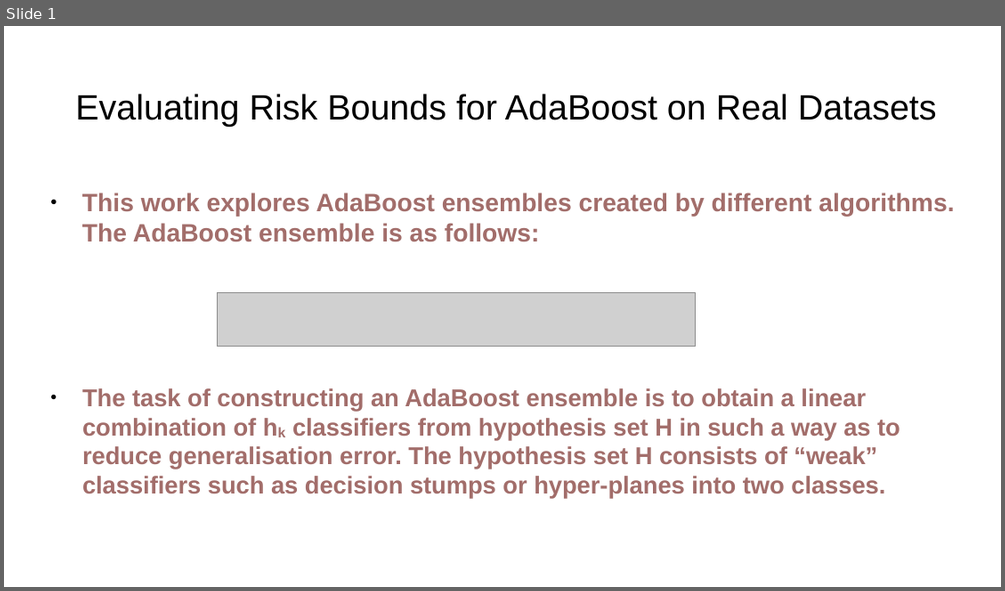
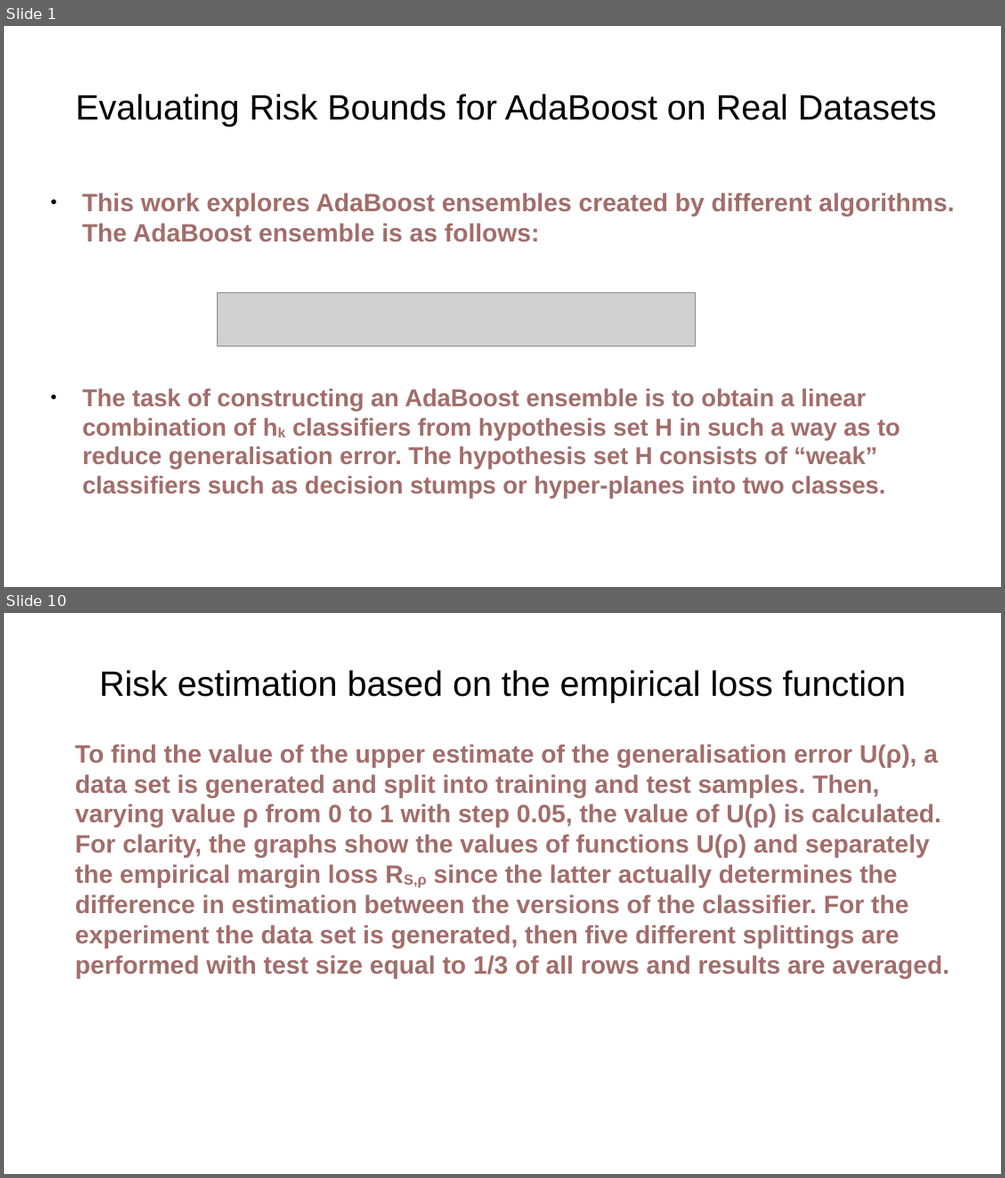
Before and after one commit to vkmbox/Ml-hse-final, a slide deck: output/presentation.pptx. Shown one above the other, each under a label of ours: slide 1 before the commit, slides 1 and 10 after it; the slides between them are not shown. The pictures are 1005x591 and 1005x1178 pixels, drawn with LibreOffice and Linux fonts; fonts in the diff are those of the drawing; grey boxes stand for pictures. Boxes give left, top, right and bottom in pixels: in the first picture for what was removed or moved away, otherwise in the second. Text is boxed around its words. In the diff, an @@ line names an element or a change of style, - is before the commit and + after.

```diff
--- a/output/presentation.pptx
+++ b/output/presentation.pptx
@@ slide 10 added at <box>4,613,1001,1174</box>, background #FFFFFF @@
@@ text added at <box>99,670,906,703</box>, 28 pt, text #000000 @@
+Risk estimation based on the empirical loss function
@@ text added at <box>75,744,949,979</box>, 20 pt, text #A26D6A, bold @@
+To find the value of the upper estimate of the generalisation error U(ρ), a data set is generated and split into training and test samples. Then, varying value ρ from 0 to 1 with step 0.05, the value of U(ρ) is calculated. For clarity, the graphs show the values of functions U(ρ) and separately the empirical margin loss RS,ρ since the latter actually determines the difference in estimation between the versions of the classifier. For the experiment the data set is generated, then five different splittings are performed with test size equal to 1/3 of all rows and results are averaged.
```
Also in this commit, not shown: 12 other slides added, 1 slide removed, 1 other file.
